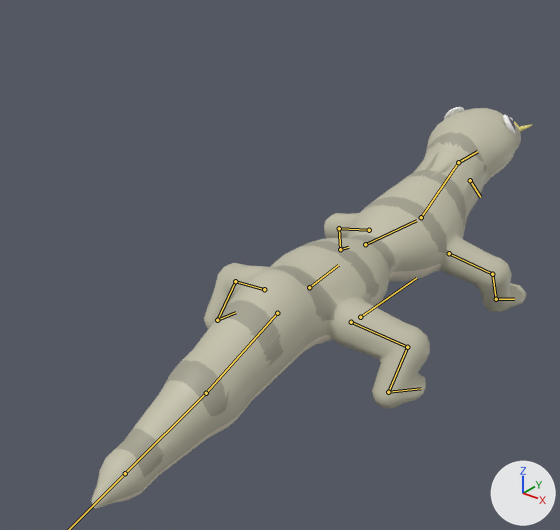
Before and after pictures for a commit that changed the glTF model game/art/models/battle/komodo_dragon.glb.
The view is the same before and after, from a 50 mm lens placed at (1.12, -1.81, 1.21), pointed at (-0.18, -0.18, 0.2). The axes (+X, +Y, +Z) are drawn at lower right. The lights are the same throughout. The picture after the commit comes second. Both versions are drawn at frame 4 of the action 'attack'; the numbers are the values there. The bones that change, and the others that lie on the model, are drawn over the model as lines.

Names of what the first picture shows: 'komodo_dragon_toon', 'komodo_dragon_toon_face'.
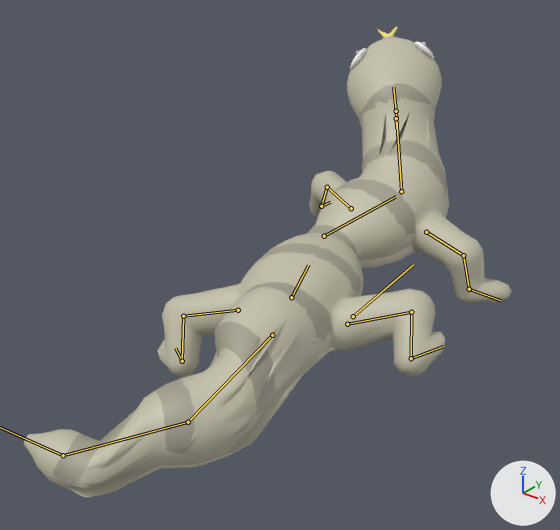
What differs and where, as boxes (x1, y1, x2, y2) in the pictures (560 x 530 px):
'komodo_dragon_toon', posed (11% wider, 18% taller)
    before: (91, 108, 532, 508)
    after: (24, 26, 512, 497)
'komodo_dragon_toon_face', posed (18% wider)
    before: (444, 107, 515, 135)
    after: (350, 41, 434, 69)
bone 'root', root to tip
    before: (360, 317) to (416, 278)
    after: (353, 316) to (413, 264)
bone 'hips', root to tip
    before: (309, 287) to (338, 265)
    after: (291, 297) to (308, 265)
bone 'chest', root to tip
    before: (365, 244) to (416, 220)
    after: (324, 236) to (396, 196)
bone 'neck', root to tip
    before: (421, 217) to (458, 162)
    after: (401, 191) to (396, 111)
bone 'head', root to tip
    before: (458, 162) to (477, 151)
    after: (396, 111) to (393, 87)
bone 'fl_upper.L', root to tip
    before: (369, 230) to (339, 228)
    after: (351, 208) to (327, 187)
bone 'fl_lower.L', root to tip
    before: (339, 228) to (340, 249)
    after: (327, 187) to (321, 206)
bone 'fl_upper.R', root to tip
    before: (449, 253) to (492, 274)
    after: (426, 232) to (463, 255)
bone 'fl_lower.R', root to tip
    before: (492, 274) to (496, 299)
    after: (463, 255) to (469, 289)
bone 'tail1', root to tip
    before: (277, 313) to (206, 393)
    after: (272, 335) to (188, 422)
bone 'tail2', root to tip
    before: (206, 393) to (125, 473)
    after: (188, 422) to (63, 455)
bone 'hl_upper.L', root to tip
    before: (264, 289) to (235, 281)
    after: (238, 310) to (183, 316)
bone 'hl_lower.L', root to tip
    before: (235, 281) to (217, 320)
    after: (183, 316) to (182, 361)
bone 'hl_foot.L', root to tip
    before: (217, 320) to (235, 312)
    after: (182, 361) to (175, 348)
bone 'hl_upper.R', root to tip
    before: (351, 322) to (407, 347)
    after: (347, 324) to (411, 312)
bone 'hl_lower.R', root to tip
    before: (407, 347) to (388, 392)
    after: (411, 312) to (411, 358)
bone 'hl_foot.R', root to tip
    before: (388, 392) to (421, 388)
    after: (411, 358) to (443, 346)

The change in detail:
Bone 'root' (bone_root) moves from (0.0, 0.0, 0.0) to (0.0, -0.044, 0.023).
Bone 'root' (bone_root) turns from (0, 0, 0) to (6, 0, 0) degrees about its own x, y and z.
Bone 'root' (bone_root) is rescaled from (1.0, 1.0, 1.0) to (1.05, 1.05, 1.05).
Bone 'hips' (bone_hips) turns from (0, 0, 0) to (0, 0, 18) degrees about its own x, y and z.
Bone 'chest' (bone_chest) turns from (0, 0, 0) to (5, 0, -27) degrees about its own x, y and z.
Bone 'neck' (bone_neck) turns from (0, 0, 0) to (18, 0, 30) degrees about its own x, y and z.
Bone 'head' (bone_head) turns from (13, 0, 0) to (12, 15, 15) degrees about its own x, y and z.
Bone 'fl_upper.L' (bone_fl_upper_l) turns from (0, 0, 0) to (18, 0, 18) degrees about its own x, y and z.
Bone 'fl_lower.L' (bone_fl_lower_l) turns from (0, 0, 0) to (-18, 0, 0) degrees about its own x, y and z.
Bone 'fl_upper.R' (bone_fl_upper_r) turns from (0, 0, 0) to (-12, 0, -18) degrees about its own x, y and z.
Bone 'fl_lower.R' (bone_fl_lower_r) turns from (0, 0, 0) to (-18, 0, 0) degrees about its own x, y and z.
Bone 'tail1' (bone_tail1) turns from (0, 0, 0) to (-5, 0, 21) degrees about its own x, y and z.
Bone 'tail2' (bone_tail2) turns from (0, 0, 0) to (-6, 0, 31) degrees about its own x, y and z.
Bone 'tail3' (bone_tail3) turns from (0, 0, 0) to (-7, 0, 41) degrees about its own x, y and z.
Bone 'hl_upper.L' (bone_hl_upper_l) turns from (0, 0, 0) to (-12, 0, 18) degrees about its own x, y and z.
Bone 'hl_lower.L' (bone_hl_lower_l) turns from (0, 0, 0) to (-12, 0, 0) degrees about its own x, y and z.
Bone 'hl_foot.L' (bone_hl_foot_l) turns from (0, 0, 0) to (12, 0, 0) degrees about its own x, y and z.
Bone 'hl_upper.R' (bone_hl_upper_r) turns from (0, 0, 0) to (18, 0, -18) degrees about its own x, y and z.
Bone 'hl_lower.R' (bone_hl_lower_r) turns from (0, 0, 0) to (-24, 0, 0) degrees about its own x, y and z.
Bone 'hl_foot.R' (bone_hl_foot_r) turns from (0, 0, 0) to (12, 0, 0) degrees about its own x, y and z.
